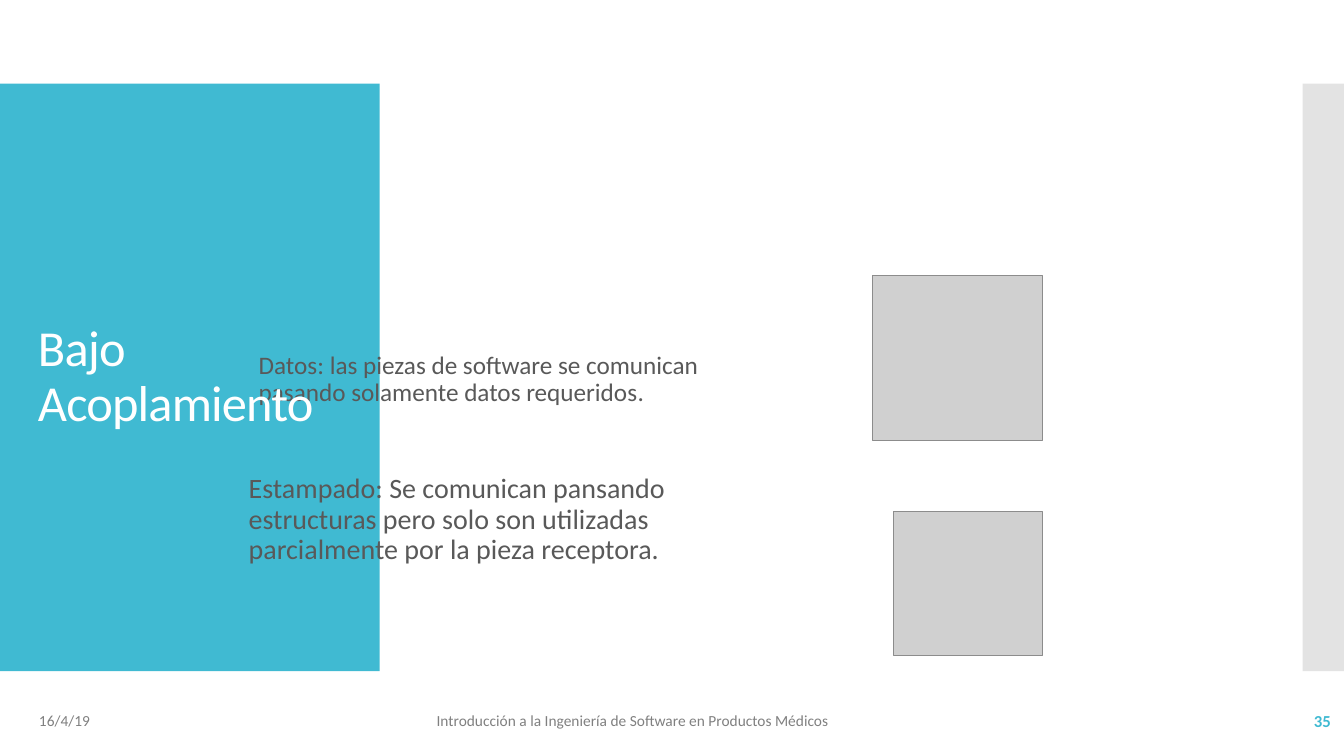
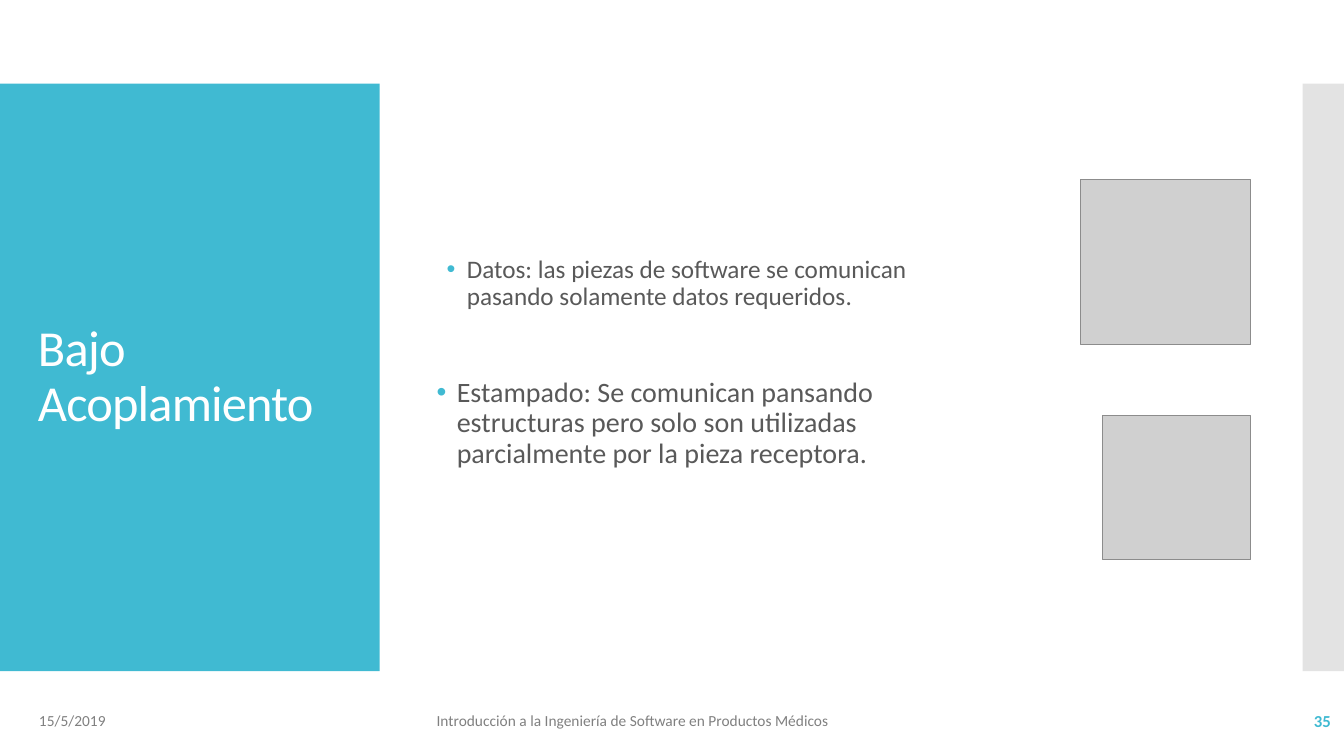
Before and after one commit to vvalotto/IS-en-Sistemas-Embebidos, a slide deck: slide 35 of 04 - IS - Mantenimiento .pptx. Drawn at 1344x756 pixels with LibreOffice and Linux fonts; fonts in the diff are those of the drawing; grey boxes stand for pictures. Boxes give left, top, right and bottom in pixels: in the first picture for what was removed or moved away, otherwise in the second. Text is boxed around its words. In the diff, an @@ line names an element or a change of style, - is before the commit and + after.

```diff
--- a/04 - IS - Mantenimiento .pptx
+++ b/04 - IS - Mantenimiento .pptx
@@ text "Datos: las piezas de software ..." rewrapped from (249,354,698,566) to (457,260,906,468) @@
@@ picture: place and size @@
-picture at (873,276,1043,441)
+picture at (1081,179,1250,344)
@@ picture: place and size @@
-picture at (894,512,1043,656)
+picture at (1102,415,1250,560)
@@ text at (39,715,106,727): text changed @@
-16/4/19
+15/5/2019
```
Also in this commit, not shown: 93 other slides changed, 1 slide added, 1 slide removed, 5 other files.
